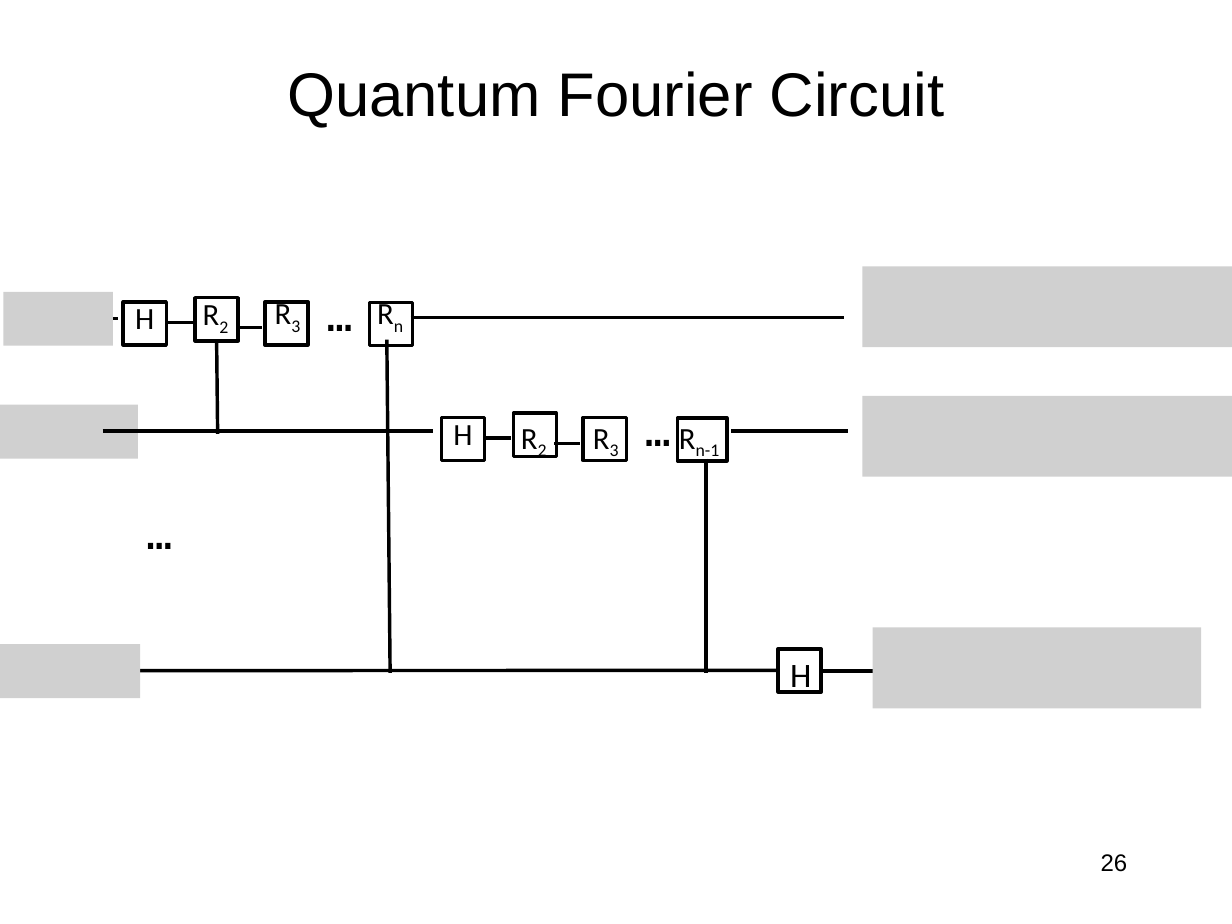
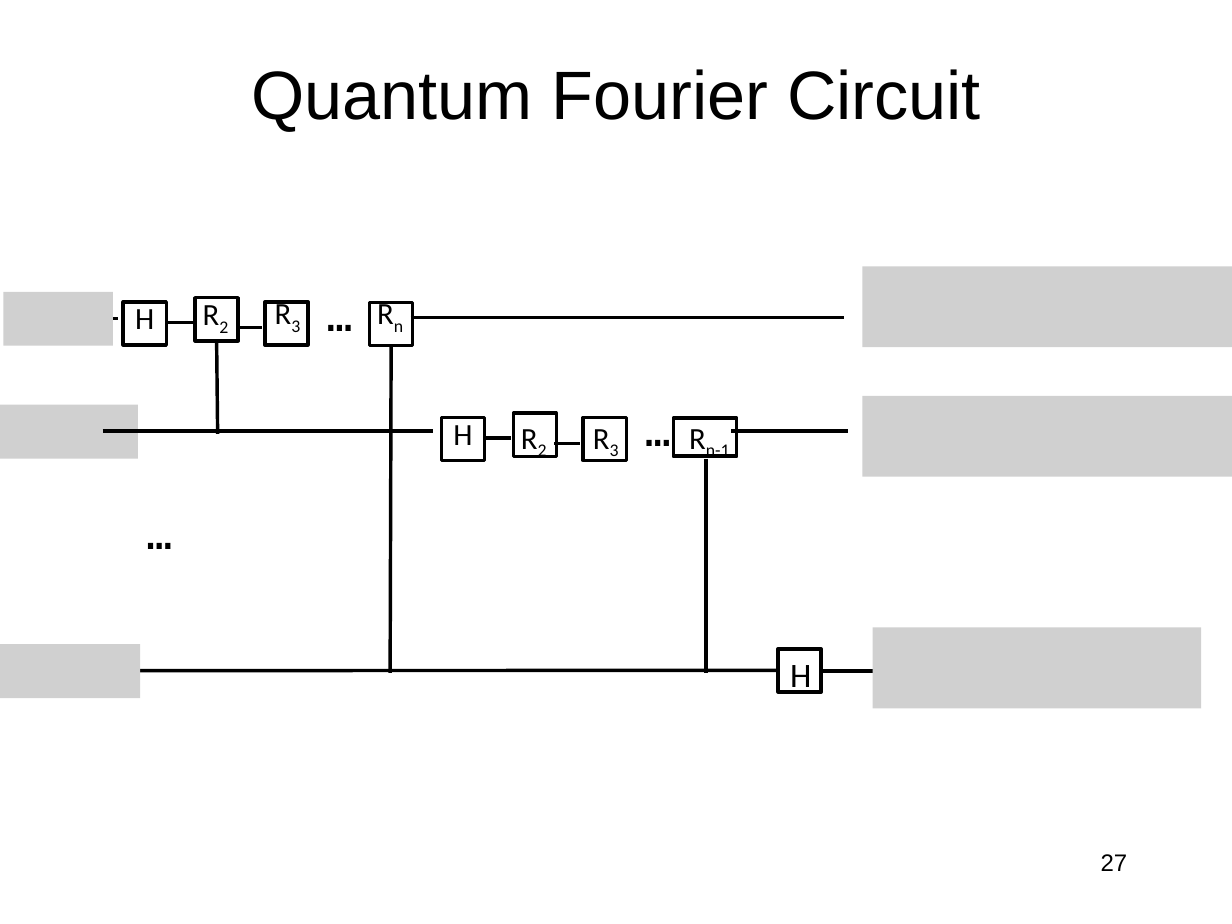
Before and after one commit to jlmucb/class_notes, a slide deck: slide 27 of BerkeleyClass/CS290Spring2013/Lectures/QC.pptx (slide 26 before the commit). Drawn at 1232x924 pixels with LibreOffice and Linux fonts; fonts in the diff are those of the drawing; grey boxes stand for pictures. Boxes give left, top, right and bottom in pixels: in the first picture for what was removed or moved away, otherwise in the second. Text is boxed around its words. In the diff, an @@ line names an element or a change of style, - is before the commit and + after.

```diff
--- a/BerkeleyClass/CS290Spring2013/Lectures/QC.pptx
+++ b/BerkeleyClass/CS290Spring2013/Lectures/QC.pptx
@@ title "Quantum Fourier Circuit" at box(251, 69, 981, 131): size 36 to 40 pt @@
@@ line moved from (387, 340) - (391, 673) to (391, 346) - (391, 673) @@
@@ text "Rn-1": place and size @@
-text "Rn-1" at box(696, 444, 720, 462)
+text "Rn-1" at box(706, 444, 730, 462)
@@ rectangle: place and size @@
-rectangle at box(678, 418, 727, 461)
+rectangle at box(673, 418, 737, 456)
@@ page number at box(1101, 854, 1128, 871): text changed @@
-26
+27
```
Also in this commit, not shown: 34 other slides changed, 1 slide added.
